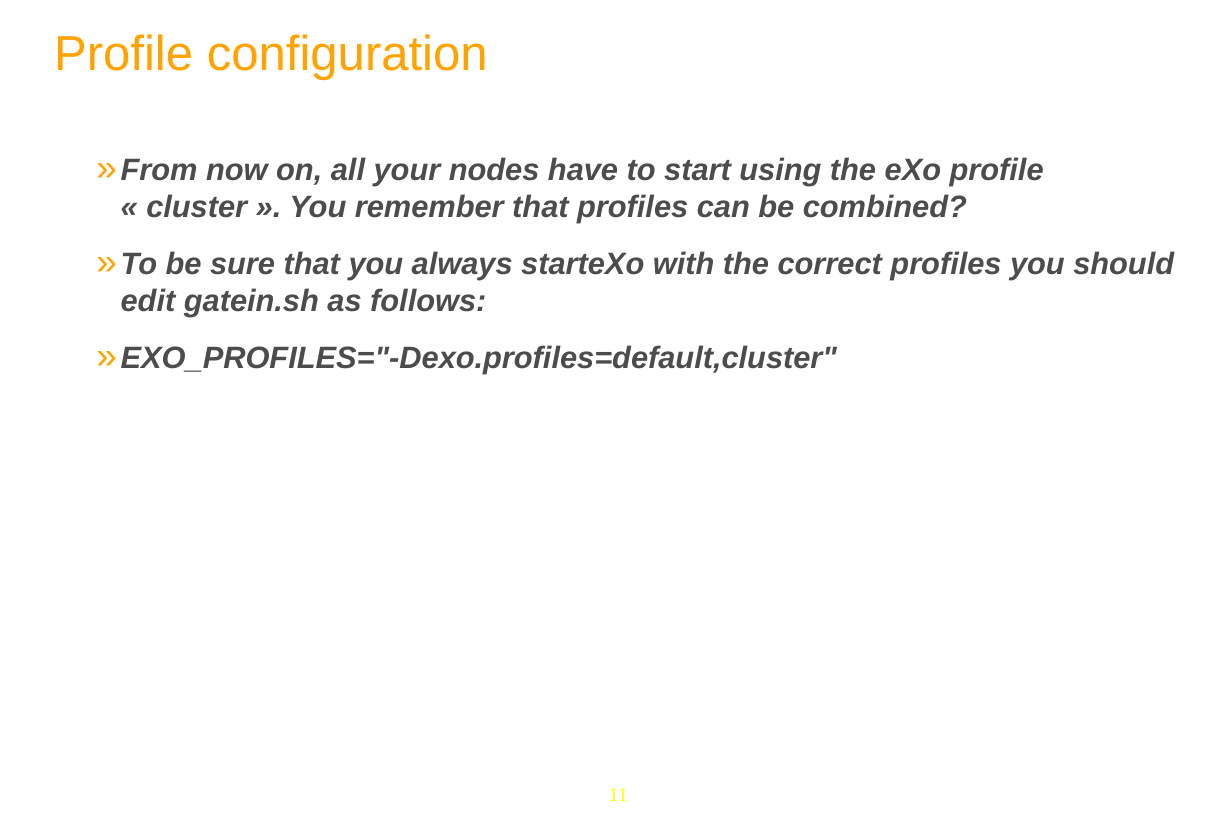
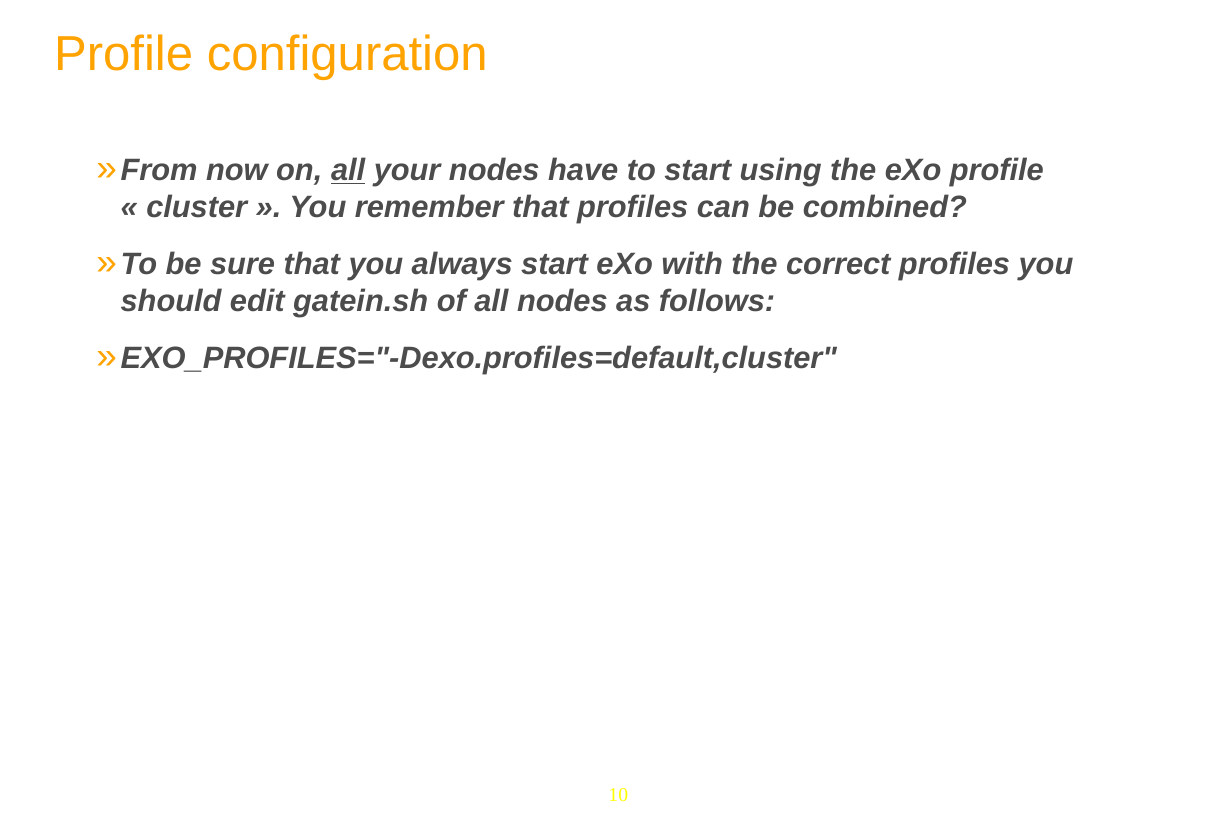
Before and after one commit to anhvurz90/training, a slide deck: slide 10 of exo-sysAdmin/950-Clustering-XSys-en.pptx (slide 11 before the commit). Drawn at 1232x835 pixels with LibreOffice and Linux fonts; fonts in the diff are those of the drawing; background and template pictures are left out. Boxes give left, top, right and bottom in pixels: in the first picture for what was removed or moved away, otherwise in the second. Text is boxed around its words. In the diff, an @@ line names an element or a change of style, - is before the commit and + after.

```diff
--- a/exo-sysAdmin/950-Clustering-XSys-en.pptx
+++ b/exo-sysAdmin/950-Clustering-XSys-en.pptx
@@ text at bbox=[121, 157, 1044, 222]: underline on in "all" @@
@@ text at bbox=[121, 251, 1074, 316]: text changed @@
-  » To be sure that you always starteXo with the correct profiles you should edit gatein.sh as follows:
+  » To be sure that you always start eXo with the correct profiles you should edit gatein.sh of all nodes as follows:
@@ page number at bbox=[608, 788, 628, 802]: text changed @@
-11
+10
```
Also in this commit, not shown: 7 other slides changed, 6 other files.
